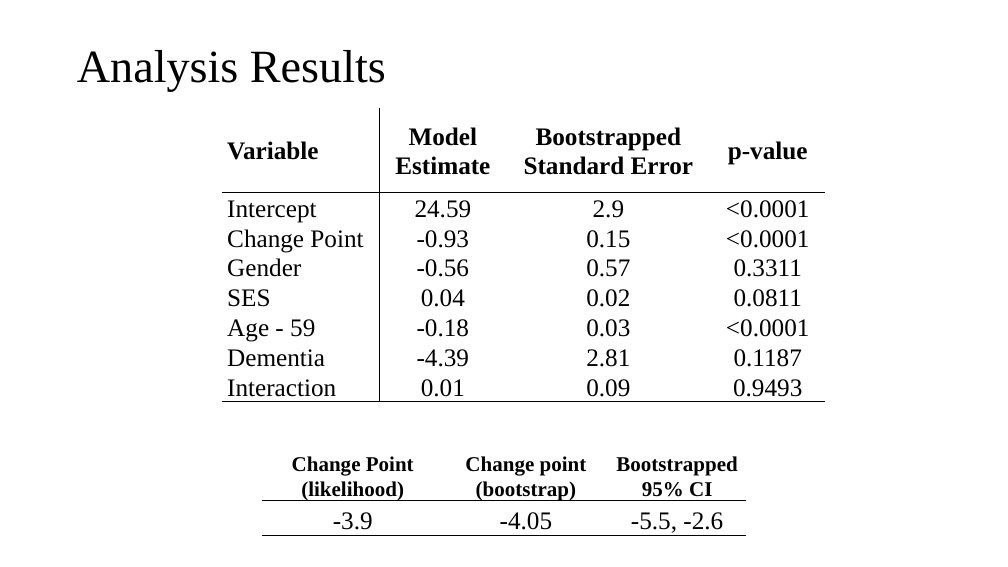
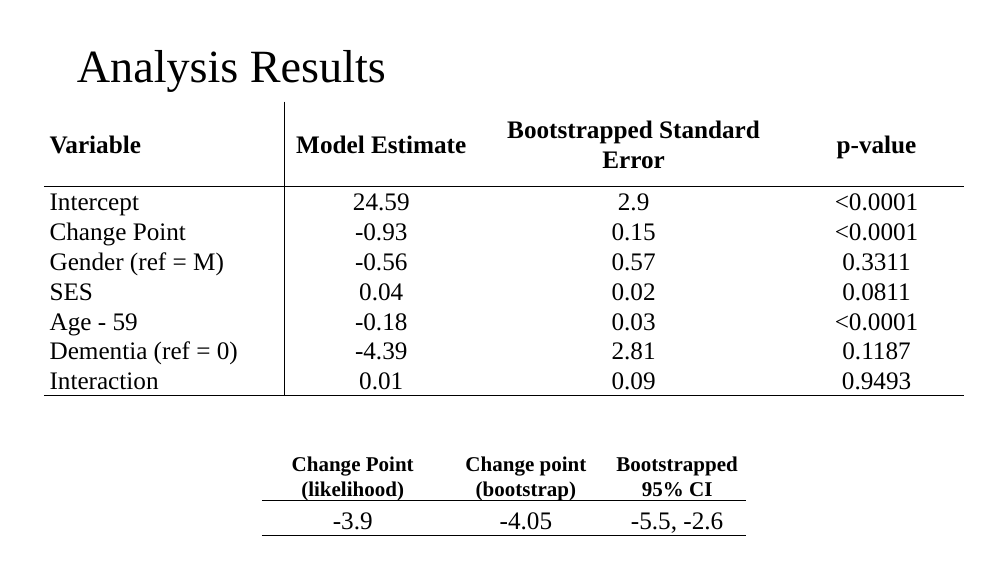
Before and after one commit to johnsra3/bios6623-johnsra3, a slide deck: slide 5 of Project3/Reports/Project 3 Final Presentation.pptx. Drawn at 1008x567 pixels with LibreOffice and Linux fonts; fonts in the diff are those of the drawing. Boxes give left, top, right and bottom in pixels: in the first picture for what was removed or moved away, otherwise in the second. Text is boxed around its words. In the diff, an @@ line names an element or a change of style, - is before the commit and + after.

```diff
--- a/Project3/Reports/Project 3 Final Presentation.pptx
+++ b/Project3/Reports/Project 3 Final Presentation.pptx
@@ table at (44, 101, 963, 413) @@
-row 4, column 1: Gender
+row 4, column 1: Gender (ref = M)
-row 7, column 1: Dementia
+row 7, column 1: Dementia (ref = 0)
@@ table: place and size @@
-table at (222, 108, 826, 420)
+table at (44, 101, 963, 413)
```
Also in this commit, not shown: 1 other slide changed, 5 other files.
